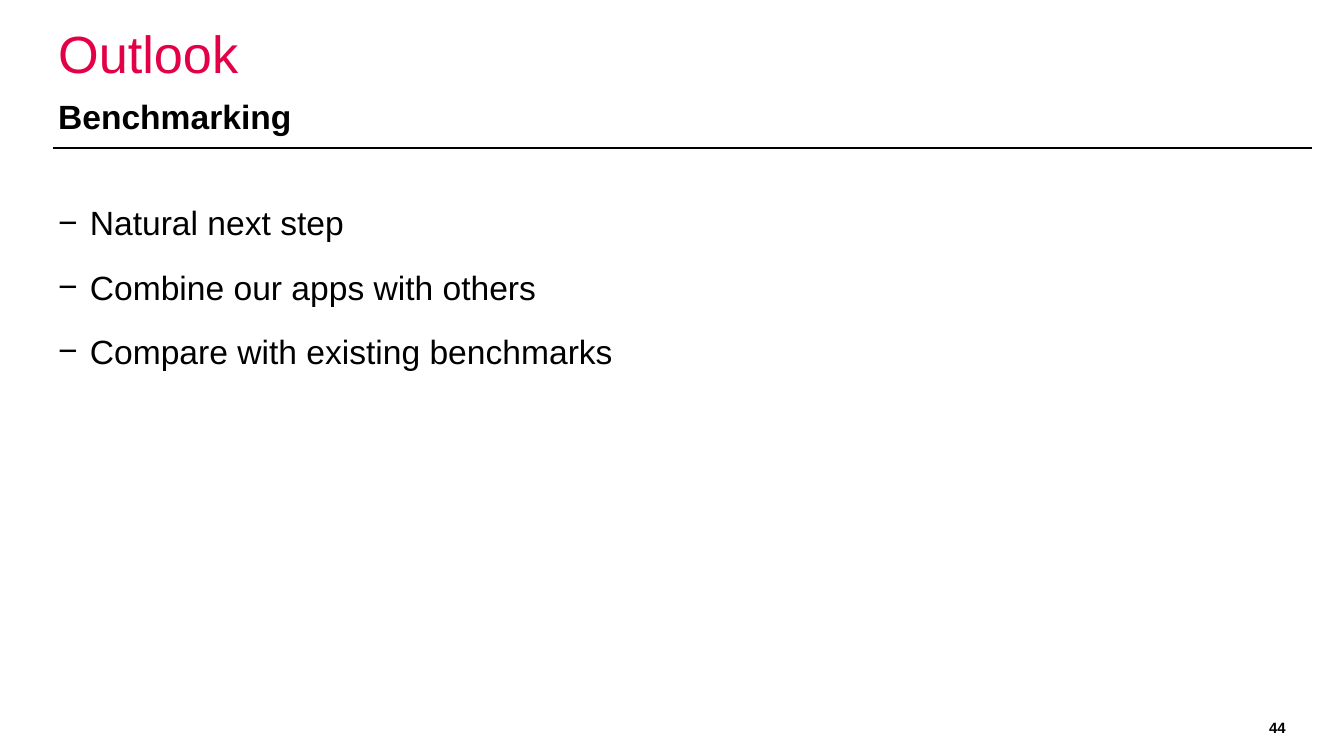
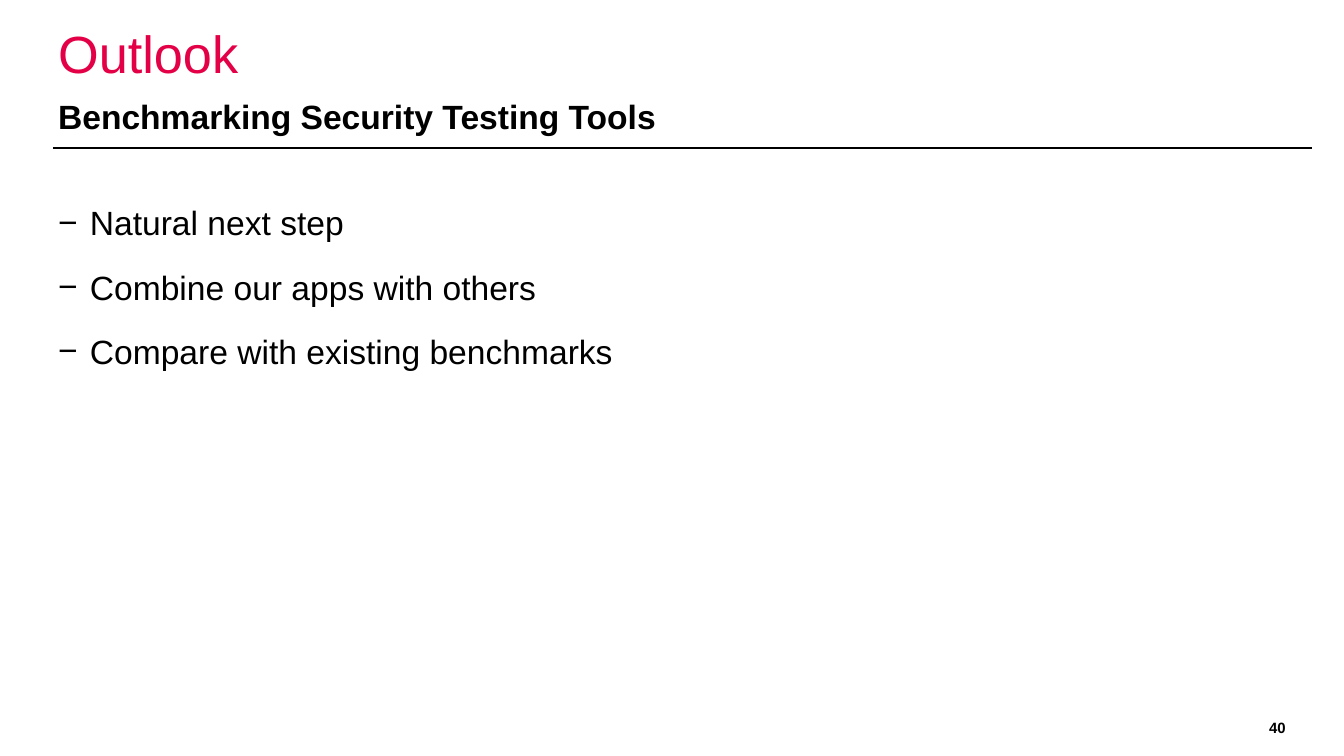
Before and after one commit to domi-cmd/Reference_Application_for_OWASP_MASTG, a slide deck: slide 40 of dev_documents/presentation/ba_thesis_presentation_kronig.pptx (slide 44 before the commit). Drawn at 1344x756 pixels with LibreOffice and Linux fonts; fonts in the diff are those of the drawing; background and template pictures are left out. Boxes give left, top, right and bottom in pixels: in the first picture for what was removed or moved away, otherwise in the second. Text is boxed around its words. In the diff, an @@ line names an element or a change of style, - is before the commit and + after.

```diff
--- a/dev_documents/presentation/ba_thesis_presentation_kronig.pptx
+++ b/dev_documents/presentation/ba_thesis_presentation_kronig.pptx
@@ text at (58, 104, 656, 135): text changed @@
-Benchmarking
+Benchmarking Security Testing Tools
@@ page number at (1269, 722, 1286, 733): text changed @@
-44
+40
```
Also in this commit, not shown: 8 other slides changed, 6 slides added, 10 slides removed.
